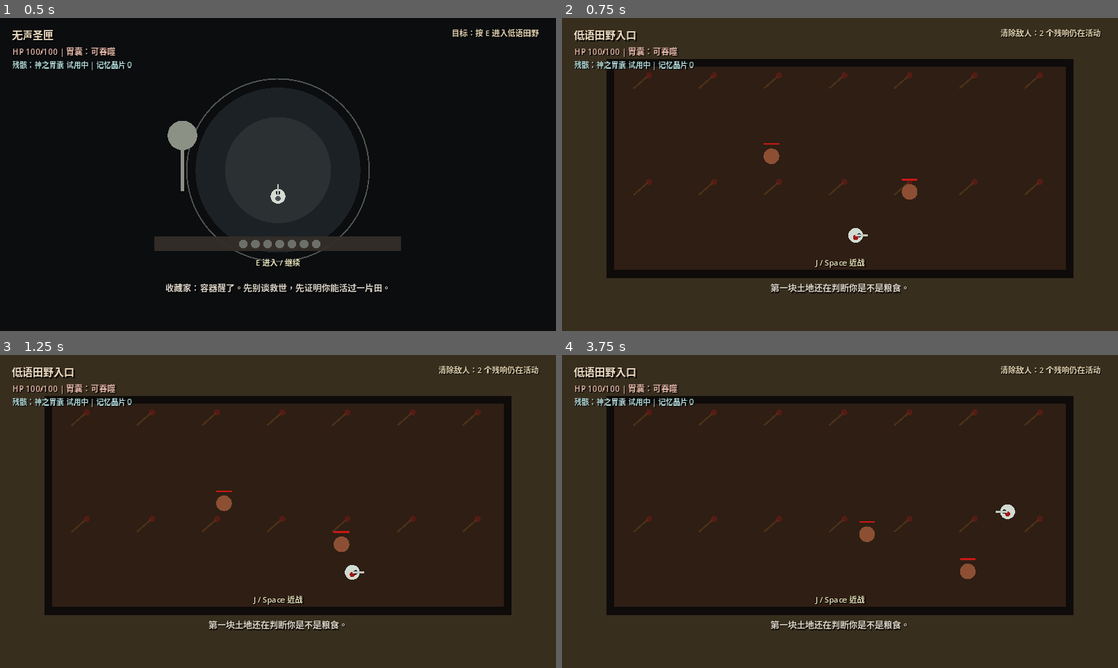
Above: before the commit, frames 1-4 (two rows, left to right).
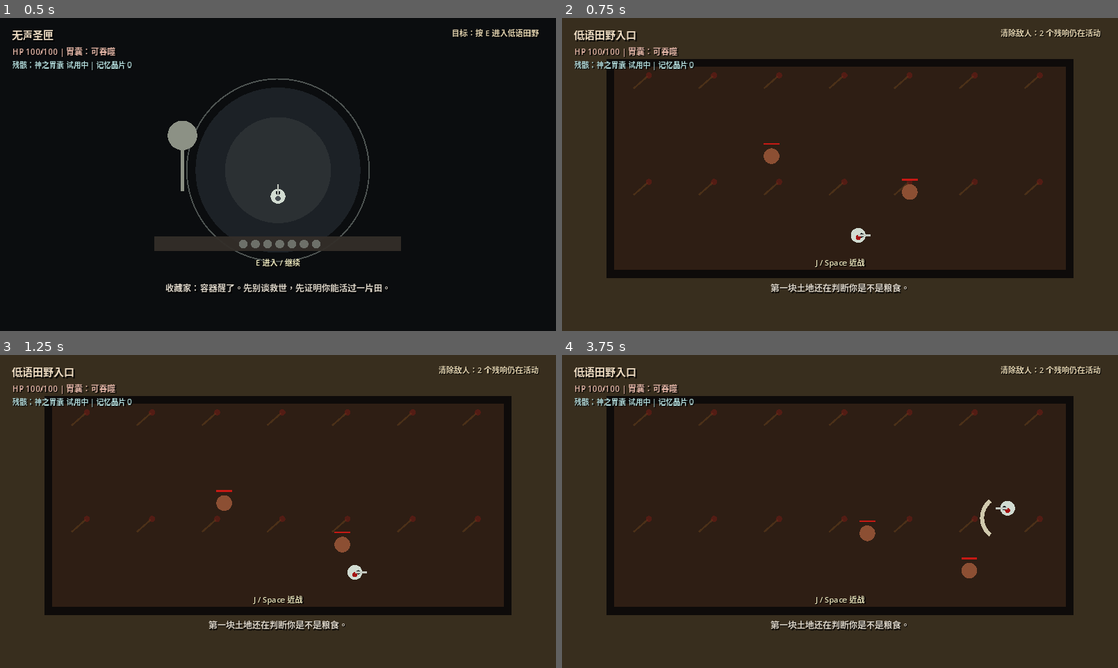
Above: after the commit, the same moments.

Repository: 1021333Liu/Apostles-of-God-Ash
Game: Godot game, scene res://scenes/main.tscn
Same seed, same stepped clock (60 frames per second), same inputs: the game is played once before the commit and once after it.
Inputs:
- Up to frame 1 (0.5 s): no input
- Up to frame 2 (0.75 s): tap Enter at 0.5 s; hold D (move_right) from 0.53 s (still down); hold J (attack) from 0.53 s (still down)
- Up to frame 3 (1.25 s): keep holding D (move_right); keep holding J (attack); tap Space at 0.77 s
- Up to frame 4 (3.75 s): release D (move_right) at 1.28 s; release J (attack) at 1.28 s; hold S (move_down) 1.28-2.03 s; tap J (attack) at 1.35, 2.3, 3.05 s; tap Space at 1.52, 3.02 s; hold D (move_right) 2.03-2.78 s; hold E (interact) 2.03-2.78 s; hold W (move_up) 2.78-3.53 s; tap Enter at 2.85 s; hold A (move_left) from 3.53 s (still down); hold J (attack) from 3.53 s (still down)

Frame 1 is identical in both runs. In frame 2, less than 0.1% of the frame differs, in the area x 36-64%, y 41-72%; in frame 3, less than 0.1%; in frame 4, 0.3%, in the area x 53-82%, y 46-72%.

Commit message:
Extract and tune attack runtime

Diff:
--- a/scripts/main.gd
+++ b/scripts/main.gd
@@ -6,6 +6,7 @@
 const COMBAT_DATA_FACTORY_SCRIPT := preload("res://scripts/systems/combat_data_factory.gd")
 const PlayerRuntimeScript := preload("res://scripts/systems/player_runtime.gd")
 const EnemyRuntimeScript := preload("res://scripts/systems/enemy_runtime.gd")
+const AttackRuntimeScript := preload("res://scripts/systems/attack_runtime.gd")
 
 const VIEWPORT_SIZE: Vector2 = Vector2(1280.0, 720.0)
 const ARENA: Rect2 = Rect2(Vector2(120.0, 112.0), Vector2(1040.0, 468.0))
@@ -13,22 +14,17 @@
 const PLAYER_SPEED: float = 270.0
 const PLAYER_RADIUS: float = 17.0
 const BASE_DAMAGE: int = 18
-const SLASH_RANGE: float = 78.0
-const SLASH_HALF_ANGLE: float = 0.72
-const ATTACK_COOLDOWN: float = 0.28
 const INTERACT_HINT: String = "E 进入 / 继续"
 
 var mode: RunMode = RunMode.SANCTUM
 var player_runtime: PlayerRuntimeScript = PlayerRuntimeScript.new()
-var attack_cooldown: float = 0.0
-var combo_step: int = 0
-var combo_window: float = 0.0
 var attack_buffered: bool = false
 var interact_buffered: bool = false
 var death_count: int = 0
 var last_death_note: String = ""
 var god_stomach := GOD_STOMACH_RELIC_SCRIPT.new()
 var enemy_runtime: EnemyRuntimeScript = EnemyRuntimeScript.new()
+var attack_runtime: AttackRuntimeScript = AttackRuntimeScript.new()
 
 var room_index: int = -1
 var room_clock: float = 0.0
@@ -249,8 +245,7 @@
 
 
 func _update_timers(delta: float) -> void:
-	attack_cooldown = maxf(0.0, attack_cooldown - delta)
-	combo_window = maxf(0.0, combo_window - delta)
+	attack_runtime.update(delta)
 	god_stomach.update(delta)
 	if mode == RunMode.FIELD and room_index == rooms.size() - 1:
 		boss_expose_timer -= delta
@@ -265,30 +260,33 @@
 
 
 func _try_player_attack() -> void:
-	if not attack_buffered or attack_cooldown > 0.0:
+	var attack: Dictionary = attack_runtime.try_start(
+		attack_buffered,
+		player_runtime.position,
+		player_runtime.facing,
+		BASE_DAMAGE,
+		god_stomach.attack_bonus()
+	)
+	if attack.is_empty():
 		return
-	attack_cooldown = ATTACK_COOLDOWN
-	combo_step = 1 if combo_window <= 0.0 else (combo_step % 3) + 1
-	combo_window = 0.72
-
-	var damage := BASE_DAMAGE + (8 if combo_step == 3 else 0) + god_stomach.attack_bonus()
-	var slash_center: Vector2 = player_runtime.position + player_runtime.facing * 42.0
-	slashes.append({"pos": slash_center, "dir": player_runtime.facing, "timer": 0.16, "combo": combo_step})
+
+	player_runtime.apply_impulse(attack["lunge"])
+	slashes.append(attack["slash"])
 
 	for i in range(enemies.size() - 1, -1, -1):
 		var enemy: Dictionary = enemies[i]
 		var enemy_pos: Vector2 = enemy["pos"]
-		var to_enemy := enemy_pos - player_runtime.position
-		if to_enemy.length() > SLASH_RANGE + float(enemy["radius"]):
+		var to_enemy := enemy_pos - (attack["origin"] as Vector2)
+		if to_enemy.length() > float(attack["range"]) + float(enemy["radius"]):
 			continue
-		var angle := absf(player_runtime.facing.angle_to(to_enemy.normalized()))
-		if angle > SLASH_HALF_ANGLE and to_enemy.length() > 34.0:
+		var angle := absf((attack["dir"] as Vector2).angle_to(to_enemy.normalized()))
+		if angle > float(attack["half_angle"]) and to_enemy.length() > 34.0:
 			continue
-		var final_damage := damage
+		var final_damage := int(attack["damage"])
 		if String(enemy["kind"]) == "barn_king" and boss_weak_exposed:
 			final_damage += 16
 			_emit_text_effect(enemy_pos + Vector2(0.0, -58.0), "胃囊暴露", Color(0.95, 0.42, 0.36))
-		_damage_enemy(i, final_damage, player_runtime.facing * 28.0)
+		_damage_enemy(i, final_damage, (attack["dir"] as Vector2) * float(attack["knockback"]))
 
 
 func _damage_enemy(index: int, amount: int, knockback: Vector2) -> void:
@@ -460,6 +458,7 @@
 func _start_run() -> void:
 	mode = RunMode.FIELD
 	god_stomach.reset_for_run()
+	attack_runtime.reset()
 	player_runtime.reset_for_run(Vector2(640.0, 500.0), Vector2.UP, PLAYER_MAX_HP)
 	_load_room(0)
 
@@ -493,6 +492,7 @@
 	hazards.clear()
 	slashes.clear()
 	effects.clear()
+	attack_runtime.reset()
 	player_runtime.reset_for_sanctum(Vector2(640.0, 410.0), PLAYER_MAX_HP)
 	god_stomach.reset_for_sanctum()
 	dialogue_label.text = text
@@ -604,8 +604,9 @@
 func _draw_slash(slash: Dictionary) -> void:
 	var pos: Vector2 = slash["pos"]
 	var dir: Vector2 = slash["dir"]
-	var width := 5.0 + float(int(slash["combo"])) * 1.5
-	draw_arc(pos, 42.0, dir.angle() - 0.9, dir.angle() + 0.9, 24, Color(0.90, 0.88, 0.76, 0.88), width)
+	var width := float(slash.get("width", 5.0 + float(int(slash["combo"])) * 1.5))
+	var arc_radius := float(slash.get("arc_radius", 42.0))
+	draw_arc(pos, arc_radius, dir.angle() - 0.9, dir.angle() + 0.9, 24, Color(0.90, 0.88, 0.76, 0.88), width)
 
 
 func _draw_text_effect(effect: Dictionary) -> void:
--- /dev/null
+++ b/scripts/systems/attack_runtime.gd
@@ -0,0 +1,92 @@
+class_name AttackRuntime
+extends RefCounted
+
+const COMBO_WINDOW_DURATION: float = 0.78
+
+var cooldown: float = 0.0
+var combo_step: int = 0
+var combo_window: float = 0.0
+
+
+func reset() -> void:
+	cooldown = 0.0
+	combo_step = 0
+	combo_window = 0.0
+
+
+func update(delta: float) -> void:
+	cooldown = maxf(0.0, cooldown - delta)
+	combo_window = maxf(0.0, combo_window - delta)
+
+
+func try_start(buffered: bool, origin: Vector2, facing: Vector2, base_damage: int, relic_bonus: int) -> Dictionary:
+	if not buffered or cooldown > 0.0:
+		return {}
+
+	combo_step = 1 if combo_window <= 0.0 else (combo_step % 3) + 1
+	combo_window = COMBO_WINDOW_DURATION
+	var profile := _combo_profile(combo_step)
+	cooldown = float(profile["cooldown"])
+
+	var attack_dir := facing.normalized()
+	var slash_center := origin + attack_dir * float(profile["center_offset"])
+	return {
+		"origin": origin,
+		"dir": attack_dir,
+		"damage": base_damage + int(profile["damage_bonus"]) + relic_bonus,
+		"range": float(profile["range"]),
+		"half_angle": float(profile["half_angle"]),
+		"knockback": float(profile["knockback"]),
+		"lunge": attack_dir * float(profile["lunge"]),
+		"slash": {
+			"pos": slash_center,
+			"dir": attack_dir,
+			"timer": float(profile["slash_timer"]),
+			"combo": combo_step,
+			"width": float(profile["width"]),
+			"arc_radius": float(profile["arc_radius"])
+		}
+	}
+
+
+func _combo_profile(step: int) -> Dictionary:
+	match step:
+		1:
+			return {
+				"cooldown": 0.24,
+				"damage_bonus": 0,
+				"range": 74.0,
+				"half_angle": 0.66,
+				"center_offset": 39.0,
+				"slash_timer": 0.13,
+				"width": 5.5,
+				"arc_radius": 40.0,
+				"knockback": 24.0,
+				"lunge": 6.0
+			}
+		2:
+			return {
+				"cooldown": 0.26,
+				"damage_bonus": 4,
+				"range": 82.0,
+				"half_angle": 0.76,
+				"center_offset": 43.0,
+				"slash_timer": 0.15,
+				"width": 7.0,
+				"arc_radius": 44.0,
+				"knockback": 28.0,
+				"lunge": 8.0
+			}
+		_:
+			return {
+				"cooldown": 0.34,
+				"damage_bonus": 12,
+				"range": 92.0,
+				"half_angle": 0.88,
+				"center_offset": 48.0,
+				"slash_timer": 0.20,
+				"width": 9.5,
+				"arc_radius": 50.0,
+				"knockback": 36.0,
+				"lunge": 12.0
+			}
Not shown, changed: CHANGELOG.md
